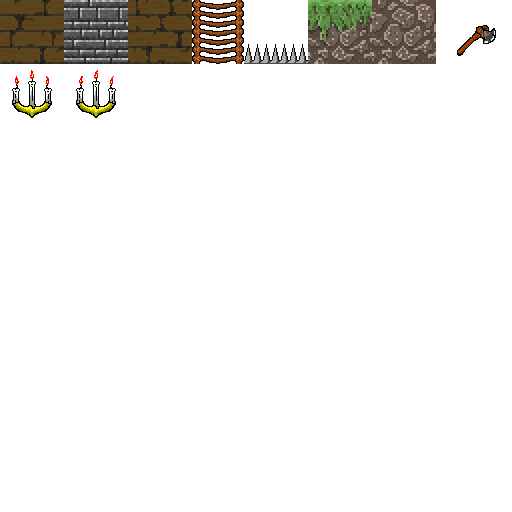
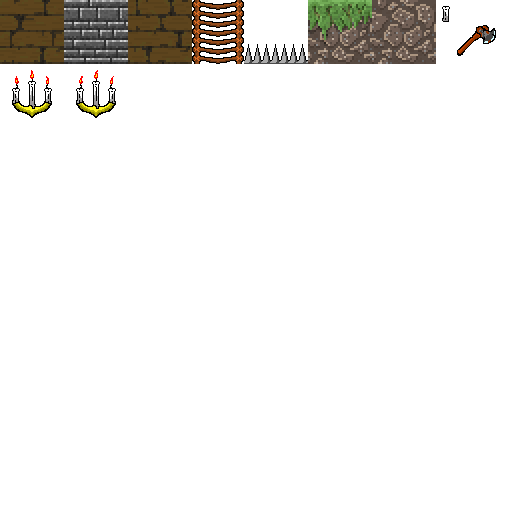
Revision of a layered w=512, h=512 image; what changed, layer by layer:
added layer "candle broken" above "candles" over [442,6,450,22]
